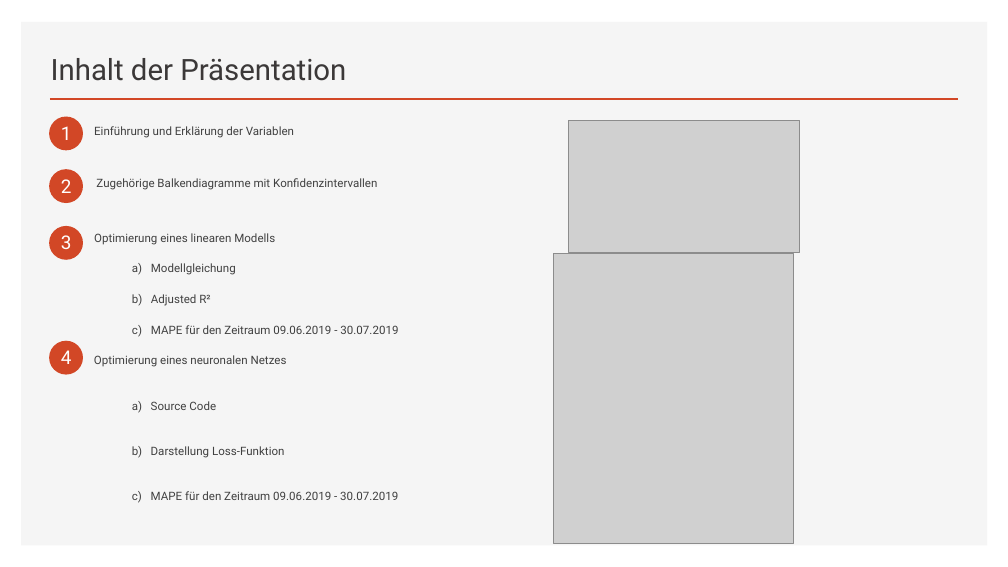
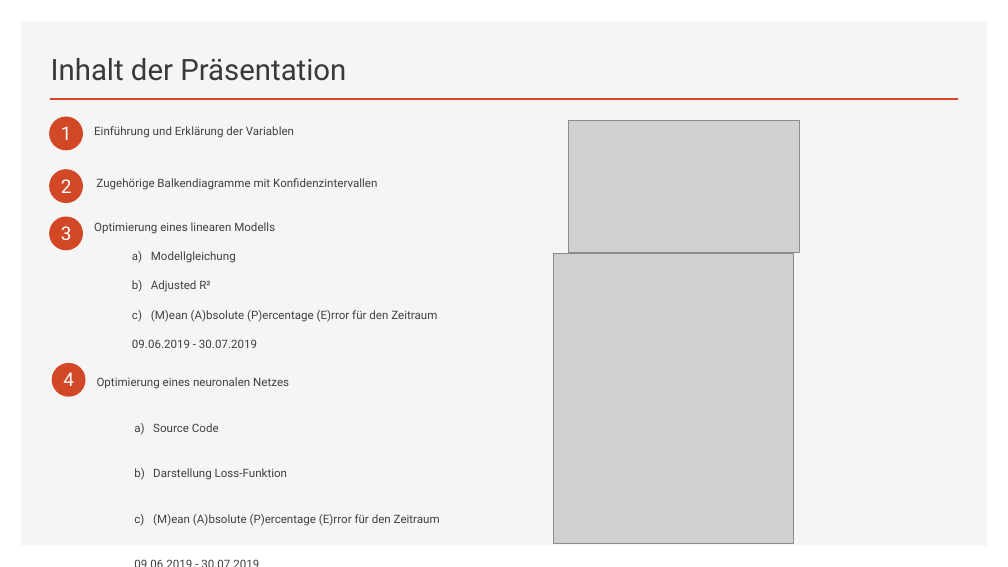
Before and after one commit to annapuu/gruppe3, a slide deck: slide 2 of 4_Presentation/Präsentation.pptx. Drawn at 1008x567 pixels with LibreOffice and Linux fonts; fonts in the diff are those of the drawing; grey boxes stand for pictures. Boxes give left, top, right and bottom in pixels: in the first picture for what was removed or moved away, otherwise in the second. Text is boxed around its words. In the diff, an @@ line names an element or a change of style, - is before the commit and + after.

```diff
--- a/4_Presentation/Präsentation.pptx
+++ b/4_Presentation/Präsentation.pptx
@@ 2 texts, 1 ellipse: place and size @@
-2 texts, 1 ellipse at [49,226,398,334]
+2 texts, 1 ellipse at [49,216,437,348]
@@ text at [94,222,275,292]: line spacing 1 to 0.9 @@
@@ text at [132,310,437,348]: text changed @@
-  c) MAPE für den Zeitraum 09.06.2019 - 30.07.2019
+  c) (M)ean (A)bsolute (P)ercentage (E)rror für den Zeitraum
+  09.06.2019 - 30.07.2019
@@ text "4": place and size @@
-text "4" at [61,350,72,364]
+text "4" at [63,372,74,386]
@@ ellipse: place and size @@
-ellipse at [49,341,83,375]
+ellipse at [51,363,85,397]
@@ text "Optimierung eines neuronalen Netzes": place and size @@
-text "Optimierung eines neuronalen Netzes" at [94,355,398,500]
+text "Optimierung eines neuronalen Netzes" at [97,377,440,526]
@@ text at [153,514,440,526]: text changed @@
-  c) MAPE für den Zeitraum 09.06.2019 - 30.07.2019
+  c) (M)ean (A)bsolute (P)ercentage (E)rror für den Zeitraum
+  09.06.2019 - 30.07.2019
```
Also in this commit, not shown: 1 other slide changed, 1 slide added, 1 slide removed.
